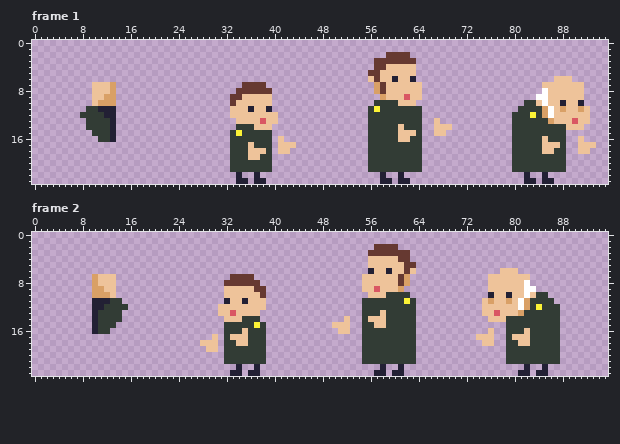
A pixel-art file gets an edit: aseprite/hero.aseprite. The picture above is the old version.
96x24 pixels, 4 frames. Shown: frame 1, frame 2.
The same view after the edit:
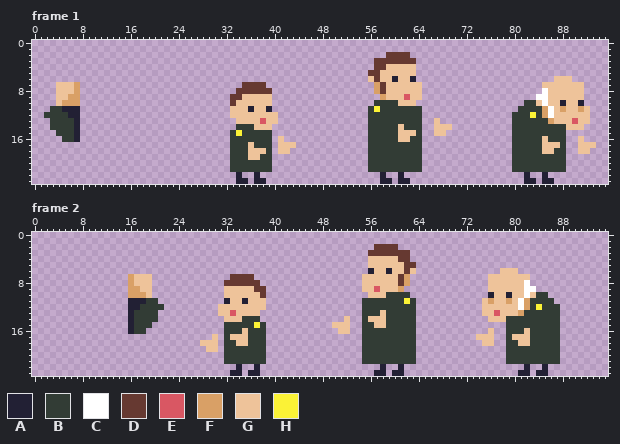
Palette (. is transparent): A #222034  B #323c35  C #ffffff  D #663931  E #d95763  F #d9a066  G #eec39a  H #fbf236
Message: update baby position
The exact change:
--- frame 1
@@ x 0..15 @@
  6 ................
- 7 ..........GGGF..
- 8 ..........GGGF..
- 9 ..........GGFF..
-10 ..........GFFF..
-11 .........BBAAA..
-12 ........BBBBAA..
-13 .........BBBBA..
-14 .........BBBBA..
-15 ..........BBBA..
-16 ...........BBA..
+ 7 ....GGGF........
+ 8 ....GGGF........
+ 9 ....GGFF........
+10 ....GFFF........
+11 ...BBAAA........
+12 ..BBBBAA........
+13 ...BBBBA........
+14 ...BBBBA........
+15 ....BBBA........
+16 .....BBA........
 17 ................
--- frame 2
@@ x 8..23 @@
  6 ................
- 7 ..FGGG..........
- 8 ..FGGG..........
- 9 ..FFGG..........
-10 ..FFFG..........
-11 ..AAABB.........
-12 ..AABBBB........
-13 ..ABBBB.........
-14 ..ABBBB.........
-15 ..ABBB..........
-16 ..ABB...........
+ 7 ........FGGG....
+ 8 ........FGGG....
+ 9 ........FFGG....
+10 ........FFFG....
+11 ........AAABB...
+12 ........AABBBB..
+13 ........ABBBB...
+14 ........ABBBB...
+15 ........ABBB....
+16 ........ABB.....
 17 ................
